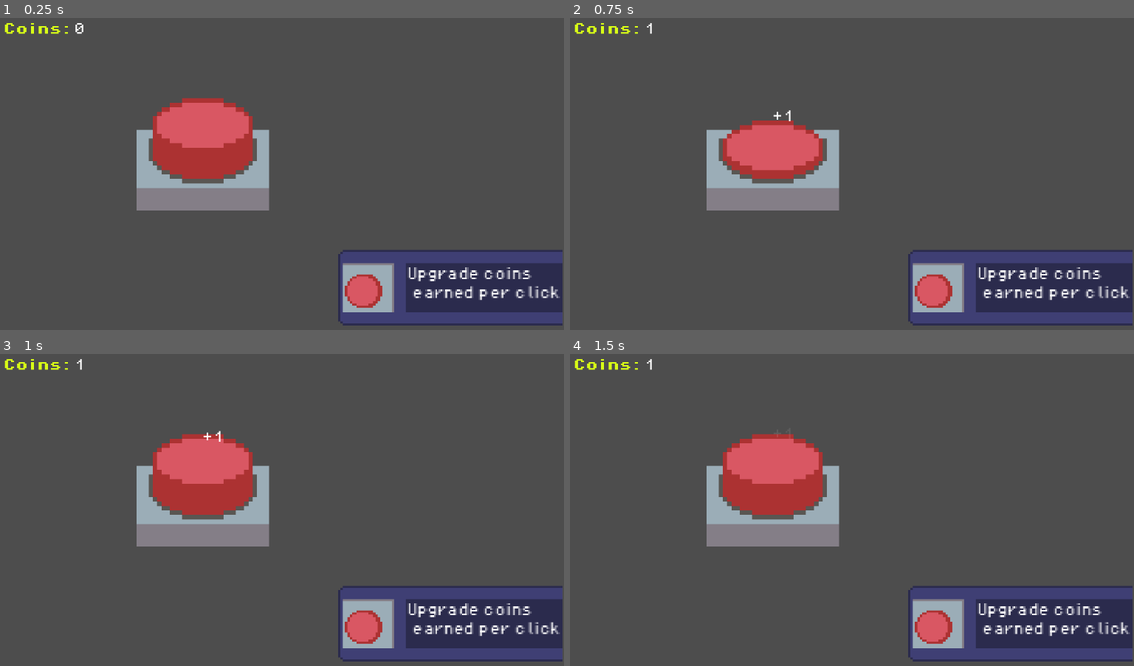
Above: before the commit, frames 1-4 (two rows, left to right).
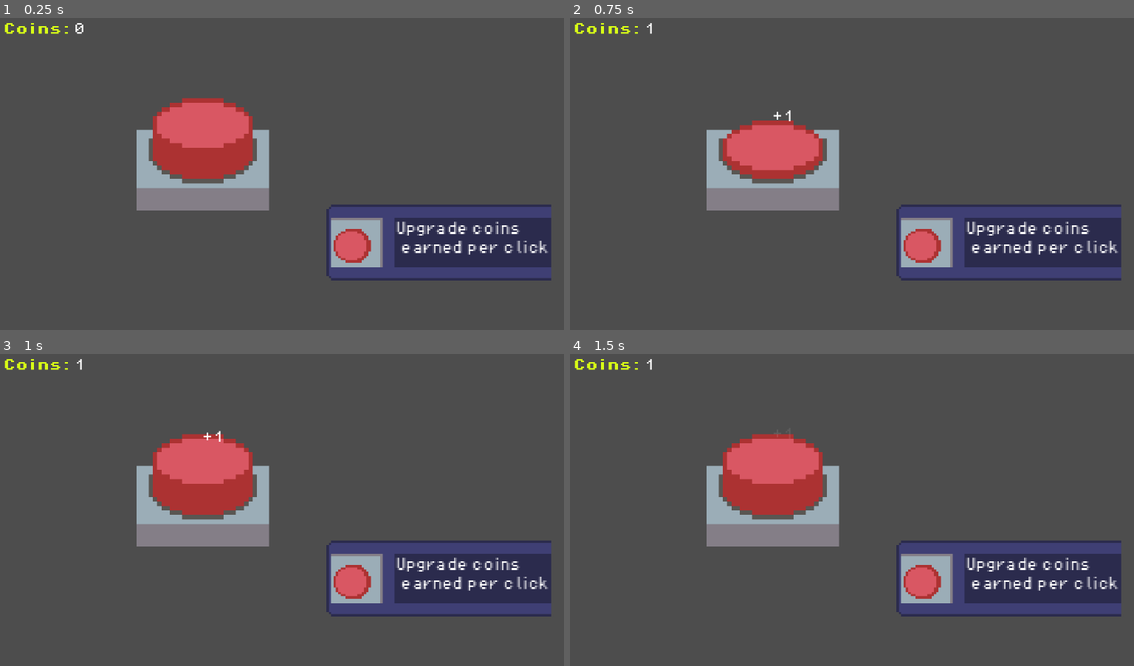
Above: after the commit, the same moments.

Repository: George101-dev/Click
Game: Godot game, scene res://main.tscn
The game is run twice, just before and just after one commit, with the same random seed, the same clock (stepped at 60 frames per second) and the same inputs.
Inputs (mouse positions are in pixels of both pictures, inside the frame that each line leads up to):
- Up to frame 1 (0.25 s): no input
- Up to frame 2 (0.75 s): tap Enter at 0.5 s; move the mouse to (773, 124) at 0.52 s; press the mouse at (773, 124) at 0.53 s
- Up to frame 3 (1 s): no input
- Up to frame 4 (1.5 s): tap Space at 1.25 s; move the mouse to (722, 519) at 1.27 s; release the mouse at (722, 519) at 1.28 s; click (722, 519) at 1.35 s

The runs differ from the first frame. In frame 1, 14% of the frame differs, in the area x 57-100%, y 59-99%; in frame 2, 14%; in frame 3, 14%; in frame 4, 14%.

Commit message:
Update main.tscn

Diff:
--- a/main.tscn
+++ b/main.tscn
@@ -34,5 +34,5 @@
 text = "0"
 
 [node name="Upgrade_CoinsOnClick" parent="." instance=ExtResource("4_1bvp3")]
-position = Vector2(767, 471)
+position = Vector2(752, 412)
 scale = Vector2(2.15817, 2.24)
